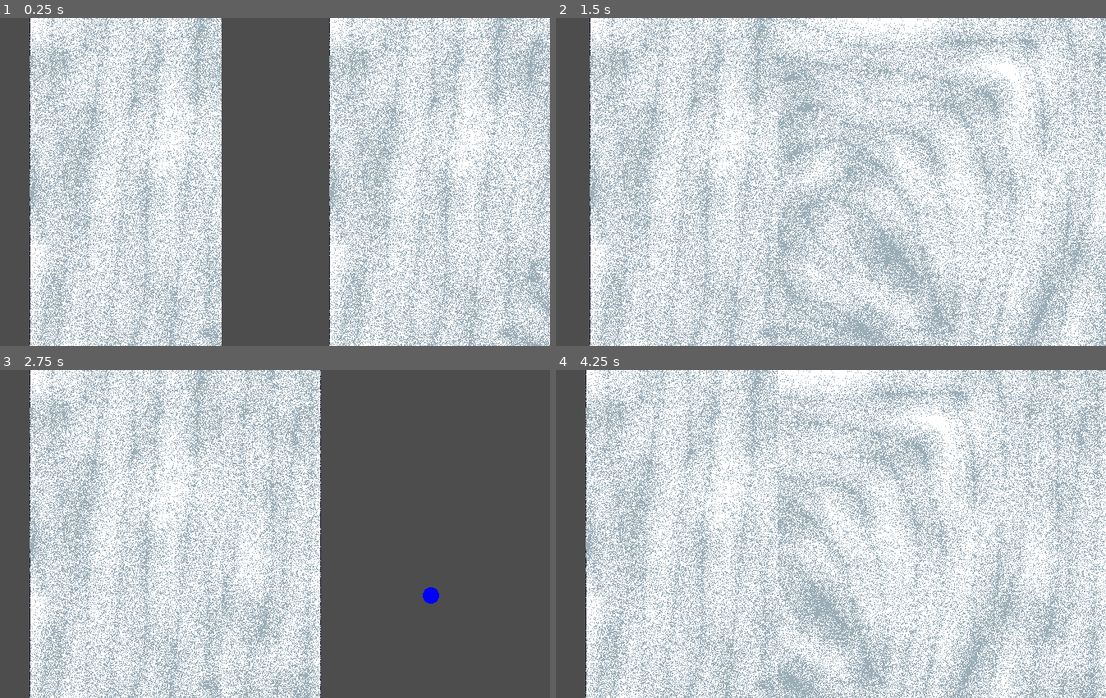
Above: before the commit, frames 1-4 (two rows, left to right).
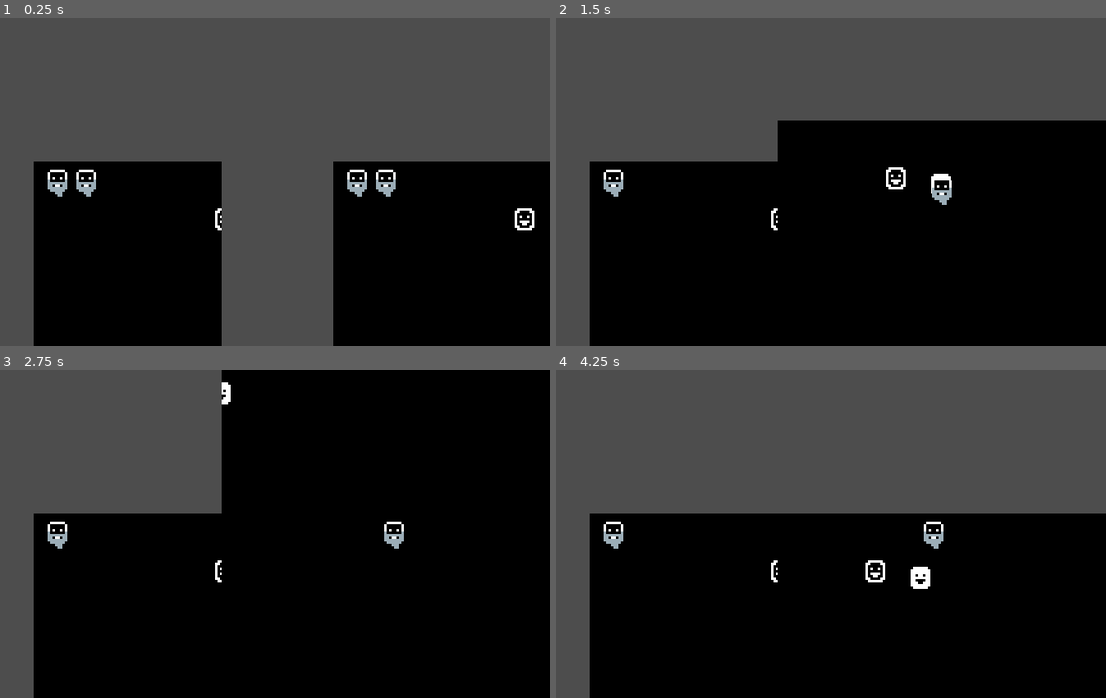
Above: after the commit, the same moments.

Repository: mateusflnss/boat-murder
Game: Godot game, scene res://MrFolder/DuasCameraTeste/nodes/main.tscn
The game is run twice, just before and just after one commit, with the same random seed, the same clock (stepped at 60 frames per second) and the same inputs.
Inputs:
- Up to frame 1 (0.25 s): no input
- Up to frame 2 (1.5 s): hold Right (ui_right) 0.53-1.28 s; hold Down (ui_down) from 1.28 s (still down)
- Up to frame 3 (2.75 s): release Down (ui_down) at 2.03 s; hold Right (ui_right) from 2.03 s (still down)
- Up to frame 4 (4.25 s): release Right (ui_right) at 2.78 s; hold Up (ui_up) 2.78-3.53 s; hold Left (ui_left) from 3.53 s (still down)

The runs differ from the first frame. In frame 1, 75% of the frame differs, in the area x 5-100%, y 0-100%; in frame 2, 94%; in frame 3, 94%; in frame 4, 94%.

Commit message:
adicionei graficos e arrumei as camera certo no testecameraduascameracoisa das dauyauaus camaeras duas cameras
☺

Diff:
--- a/MrFolder/DuasCameraTeste/nodes/main.tscn
+++ b/MrFolder/DuasCameraTeste/nodes/main.tscn
@@ -4,33 +4,41 @@
 [ext_resource type="PackedScene" uid="uid://cfyh6axsfwieq" path="res://MrFolder/DuasCameraTeste/nodes/mapa.tscn" id="3_43nd3"]
 
 [node name="Main" type="Node2D" unique_id=760891971 node_paths=PackedStringArray("nodeWorld")]
+texture_filter = 1
 script = ExtResource("1_43nd3")
 nodeWorld = NodePath("HBoxContainer/SubViewportContainer/SubViewport/Main")
 
 [node name="HBoxContainer" type="HBoxContainer" parent="." unique_id=480988779]
+texture_filter = 1
 clip_contents = true
 offset_right = 800.0
 offset_bottom = 400.0
 theme_override_constants/separation = 0
 
 [node name="SubViewportContainer" type="SubViewportContainer" parent="HBoxContainer" unique_id=1484009711]
+texture_filter = 1
 layout_mode = 2
 
 [node name="SubViewport" type="SubViewport" parent="HBoxContainer/SubViewportContainer" unique_id=785191043]
 handle_input_locally = false
+canvas_item_default_texture_filter = 0
 size = Vector2i(400, 400)
 render_target_update_mode = 4
 
 [node name="Main" parent="HBoxContainer/SubViewportContainer/SubViewport" unique_id=1049794151 instance=ExtResource("3_43nd3")]
+position = Vector2(400, 400)
 
 [node name="Camera2D" type="Camera2D" parent="HBoxContainer/SubViewportContainer/SubViewport" unique_id=453848717]
+limit_enabled = false
 
 [node name="SubViewportContainer2" type="SubViewportContainer" parent="HBoxContainer" unique_id=835240117]
 layout_mode = 2
 
 [node name="SubViewport" type="SubViewport" parent="HBoxContainer/SubViewportContainer2" unique_id=668465149]
 handle_input_locally = false
+canvas_item_default_texture_filter = 0
 size = Vector2i(400, 400)
 render_target_update_mode = 4
 
 [node name="Camera2D" type="Camera2D" parent="HBoxContainer/SubViewportContainer2/SubViewport" unique_id=222752223]
+limit_enabled = false
--- a/MrFolder/DuasCameraTeste/nodes/mapa.tscn
+++ b/MrFolder/DuasCameraTeste/nodes/mapa.tscn
@@ -3,6 +3,9 @@
 [ext_resource type="Script" uid="uid://bfblclm2b0q6p" path="res://MrFolder/DuasCameraTeste/nodes/mapa.gd" id="1_34hly"]
 [ext_resource type="Texture2D" uid="uid://ch1wkdfgyketh" path="res://MrFolder/DuasCameraTeste/img/MapaTemp.png" id="1_ida4l"]
 [ext_resource type="PackedScene" uid="uid://dju7jfl6cykwt" path="res://MrFolder/DuasCameraTeste/nodes/temp_player.tscn" id="2_o7olr"]
+[ext_resource type="PackedScene" uid="uid://o6c3b81ke5ob" path="res://MrFolder/DuasCameraTeste/nodes/modules/node_parent_depth.tscn" id="4_k8fd2"]
+[ext_resource type="Texture2D" uid="uid://dpe3po2047t40" path="res://MrFolder/DuasCameraTeste/img/MiscDwarf.png" id="4_weqm6"]
+[ext_resource type="Texture2D" uid="uid://cf2une8103k0r" path="res://MrFolder/DuasCameraTeste/img/MilitiaDwarf.png" id="5_k8fd2"]
 
 [node name="Mapa" type="Node2D" unique_id=1849925074 node_paths=PackedStringArray("nodePlayer1", "nodePlayer2")]
 script = ExtResource("1_34hly")
@@ -10,6 +13,7 @@
 nodePlayer2 = NodePath("TempPlayer2")
 
 [node name="MapaTemp" type="Sprite2D" parent="." unique_id=815462406]
+z_index = -10
 texture = ExtResource("1_ida4l")
 
 [node name="TempPlayer" parent="." unique_id=2135245272 instance=ExtResource("2_o7olr")]
@@ -20,6 +24,19 @@
 keyDown = 83
 
 [node name="TempPlayer2" parent="." unique_id=1822635915 instance=ExtResource("2_o7olr")]
-modulate = Color(0, 0, 1, 1)
 position = Vector2(-336, -375)
 playerID = 2
+
+[node name="MiscDwarf" type="Sprite2D" parent="." unique_id=1635446192]
+position = Vector2(-167, -328)
+scale = Vector2(3, 3)
+texture = ExtResource("4_weqm6")
+
+[node name="nodeParentDepth" parent="MiscDwarf" unique_id=1030124797 instance=ExtResource("4_k8fd2")]
+
+[node name="MilitiaDwarf" type="Sprite2D" parent="." unique_id=324974215]
+position = Vector2(-112, -320)
+scale = Vector2(3, 3)
+texture = ExtResource("5_k8fd2")
+
+[node name="nodeParentDepth" parent="MilitiaDwarf" unique_id=243591535 instance=ExtResource("4_k8fd2")]
--- /dev/null
+++ b/MrFolder/DuasCameraTeste/nodes/modules/node_parent_depth.gd
@@ -0,0 +1,4 @@
+extends Node
+
+func _process(_delta):
+	get_parent().z_index = int(get_parent().global_position.y)
--- /dev/null
+++ b/MrFolder/DuasCameraTeste/nodes/modules/node_parent_depth.tscn
@@ -0,0 +1,6 @@
+[gd_scene format=3 uid="uid://o6c3b81ke5ob"]
+
+[ext_resource type="Script" uid="uid://busgu3sqkdv63" path="res://MrFolder/DuasCameraTeste/nodes/modules/node_parent_depth.gd" id="1_m3xps"]
+
+[node name="nodeParentDepth" type="Node" unique_id=1030124797]
+script = ExtResource("1_m3xps")
--- a/MrFolder/DuasCameraTeste/nodes/temp_player.tscn
+++ b/MrFolder/DuasCameraTeste/nodes/temp_player.tscn
@@ -1,20 +1,22 @@
 [gd_scene format=3 uid="uid://dju7jfl6cykwt"]
 
 [ext_resource type="Script" uid="uid://by28aw01ks40j" path="res://MrFolder/DuasCameraTeste/scripts/temp_player_1.gd" id="1_26qv0"]
+[ext_resource type="Texture2D" uid="uid://dbw6tv06ddco7" path="res://MrFolder/DuasCameraTeste/img/PlayerDwarf.png" id="2_lfvjy"]
+[ext_resource type="PackedScene" uid="uid://o6c3b81ke5ob" path="res://MrFolder/DuasCameraTeste/nodes/modules/node_parent_depth.tscn" id="3_icmav"]
 
 [sub_resource type="CircleShape2D" id="CircleShape2D_g4v7s"]
 
-[sub_resource type="SphereMesh" id="SphereMesh_g4v7s"]
-radius = 10.0
-height = 20.0
-
 [node name="TempPlayer" type="CharacterBody2D" unique_id=2135245272]
-modulate = Color(0, 1, 0, 1)
 z_index = 999
 script = ExtResource("1_26qv0")
 
 [node name="CollisionShape2D" type="CollisionShape2D" parent="." unique_id=1784503425]
 shape = SubResource("CircleShape2D_g4v7s")
 
-[node name="MeshInstance2D" type="MeshInstance2D" parent="." unique_id=1650489480]
-mesh = SubResource("SphereMesh_g4v7s")
+[node name="CamFocus" type="Node2D" parent="." unique_id=981596651]
+
+[node name="PlayerDwarf" type="Sprite2D" parent="." unique_id=309455824]
+scale = Vector2(3, 3)
+texture = ExtResource("2_lfvjy")
+
+[node name="nodeParentDepth" parent="." unique_id=1030124797 instance=ExtResource("3_icmav")]
--- a/MrFolder/DuasCameraTeste/scripts/duas_camera.gd
+++ b/MrFolder/DuasCameraTeste/scripts/duas_camera.gd
@@ -15,12 +15,8 @@
 	$HBoxContainer/SubViewportContainer2/SubViewport.world_2d = varWorld
 
 func funcMoveCam(cam, player):
-	cam.global_position.x = clamp(cam.global_position.x, player.global_position.x - 50, player.global_position.x + 50)
-
-	if cam.global_position.x <= player.global_position.x:
-		cam.global_position.x += 5
-	else:
-		cam.global_position.x -= 5
+	cam.global_position.x -= (cam.global_position.x - player.global_position.x) / 2
+	cam.global_position.y -= (cam.global_position.y - player.global_position.y) / 2
 
 func _process(_delta):
 	funcMoveCam(nodeCam1, nodePlayer1)
--- a/MrFolder/DuasCameraTeste/scripts/temp_player_1.gd
+++ b/MrFolder/DuasCameraTeste/scripts/temp_player_1.gd
@@ -2,7 +2,7 @@
 
 @export var playerID := 1
 
-var varSpeed = 10
+var varSpeed = 5
 
 @export var keyLeft = KEY_LEFT
 @export var keyRight = KEY_RIGHT
--- a/project.godot
+++ b/project.godot
@@ -22,7 +22,6 @@
 window/size/viewport_height=400
 window/stretch/mode="canvas_items"
 window/stretch/aspect="expand"
-window/stretch/scale_mode="integer"
 window/vsync/vsync_mode=0
 
 [input]
Binary file changed: MrFolder/DuasCameraTeste/img/MapaTemp.png
Binary file added: MrFolder/DuasCameraTeste/img/MilitiaDwarf.png
Not shown, added: MrFolder/DuasCameraTeste/img/MilitiaDwarf.png.import
Binary file added: MrFolder/DuasCameraTeste/img/MiscDwarf.png
Not shown, added: MrFolder/DuasCameraTeste/img/MiscDwarf.png.import
Binary file added: MrFolder/DuasCameraTeste/img/PlayerDwarf.png
Not shown, added: MrFolder/DuasCameraTeste/img/PlayerDwarf.png.import
Not shown, added: MrFolder/DuasCameraTeste/nodes/modules/node_parent_depth.gd.uid
